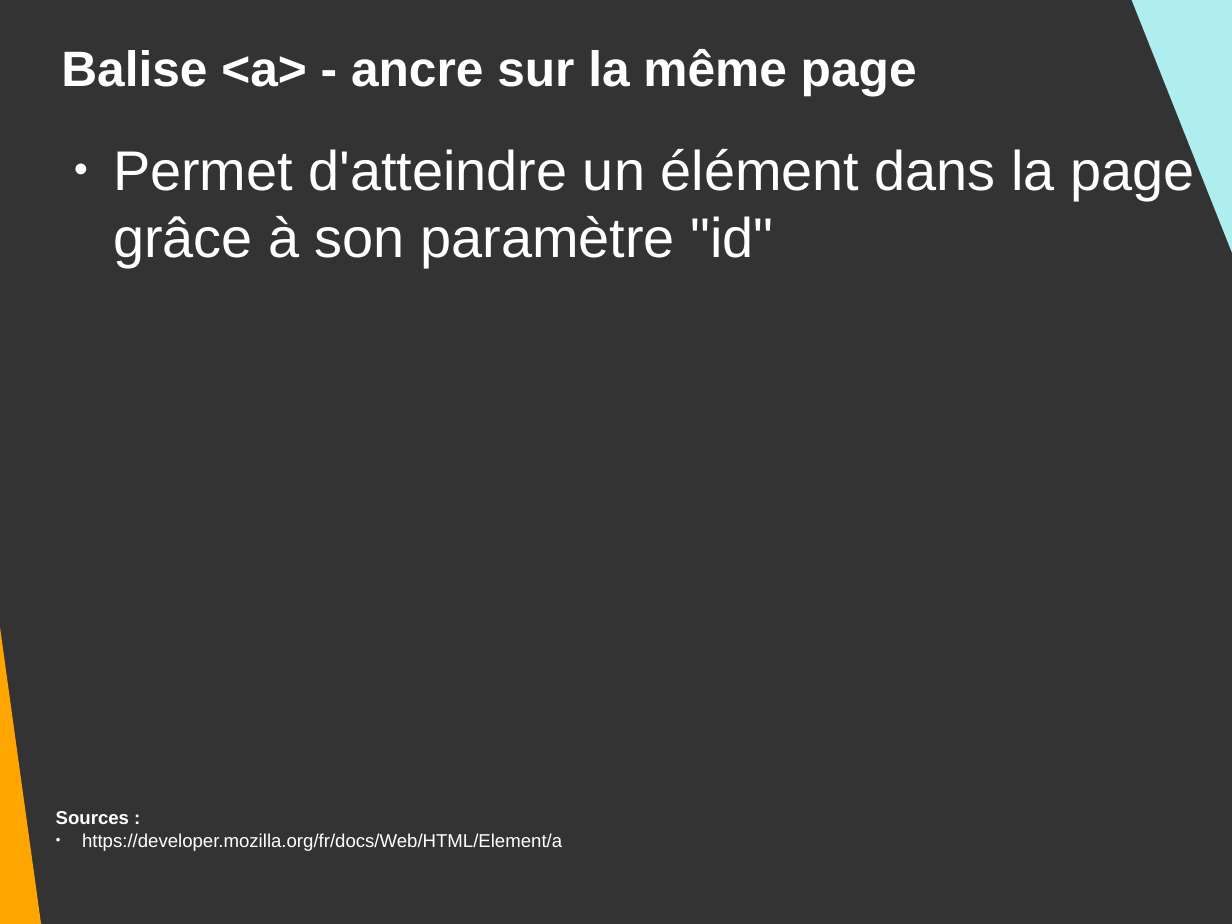
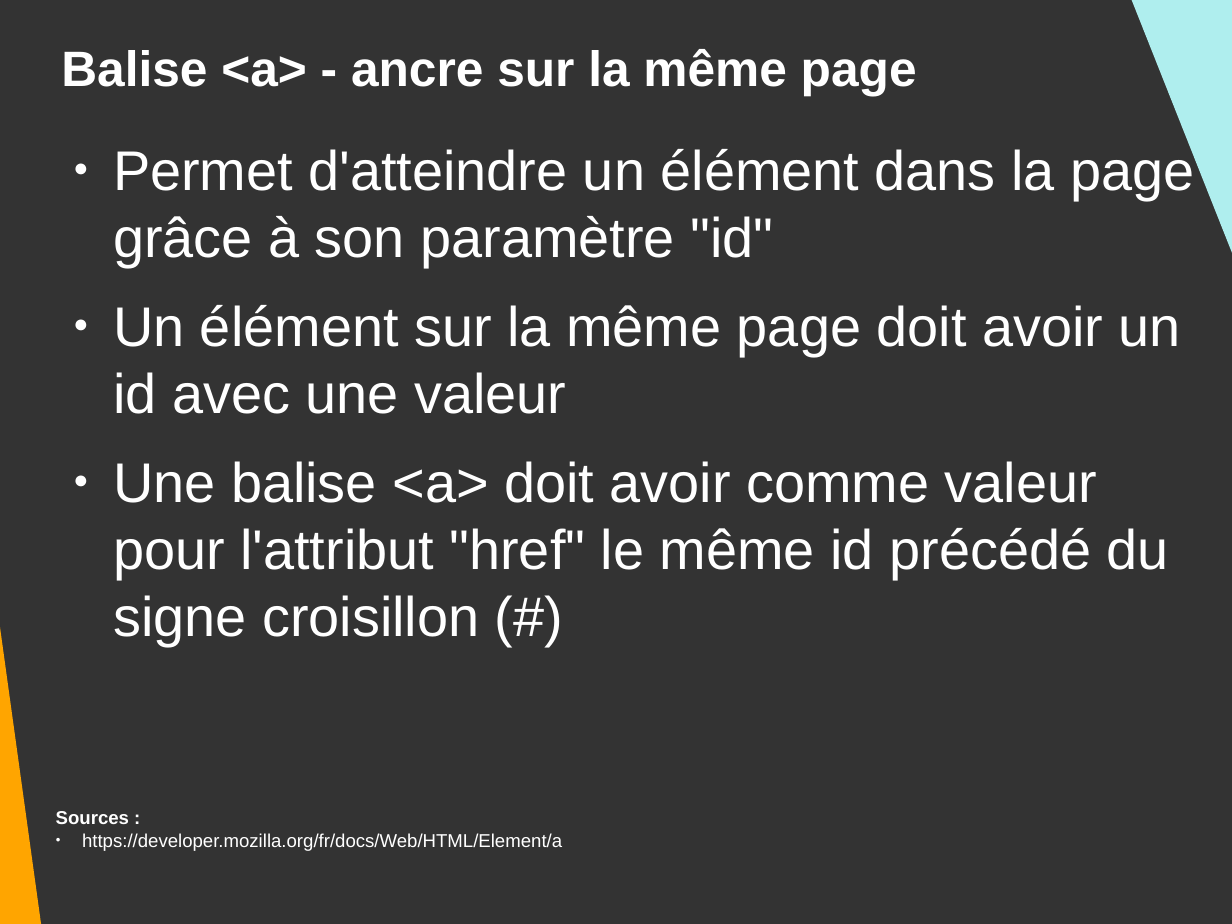
Before and after one commit to DanYellow/presentations, a slide deck: slide 23 of mmi/html/travaux-pratiques/numero-3/presentation.odp. Drawn at 1232x924 pixels with LibreOffice and Linux fonts; fonts in the diff are those of the drawing. Boxes give left, top, right and bottom in pixels: in the first picture for what was removed or moved away, otherwise in the second. Text is boxed around its words. In the diff, an @@ line names an element or a change of style, - is before the commit and + after.

```diff
--- a/mmi/html/travaux-pratiques/numero-3/presentation.odp
+++ b/mmi/html/travaux-pratiques/numero-3/presentation.odp
@@ text at box(113, 305, 1181, 646): paragraphs added @@
+● Un élément sur la même page doit avoir un id avec une valeur
+● Une balise <a> doit avoir comme valeur pour l'attribut "href" le même id précédé du signe croisillon (#)
```
Also in this commit, not shown: 4 other slides changed, 1 slide added, 2 other files.
